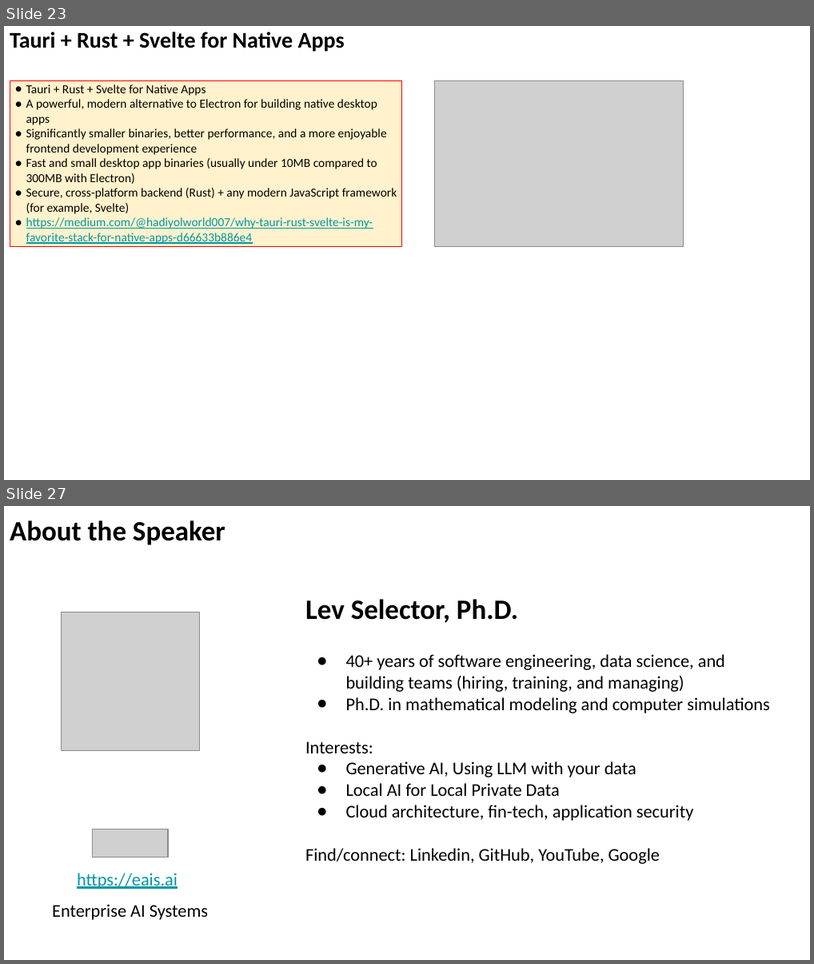
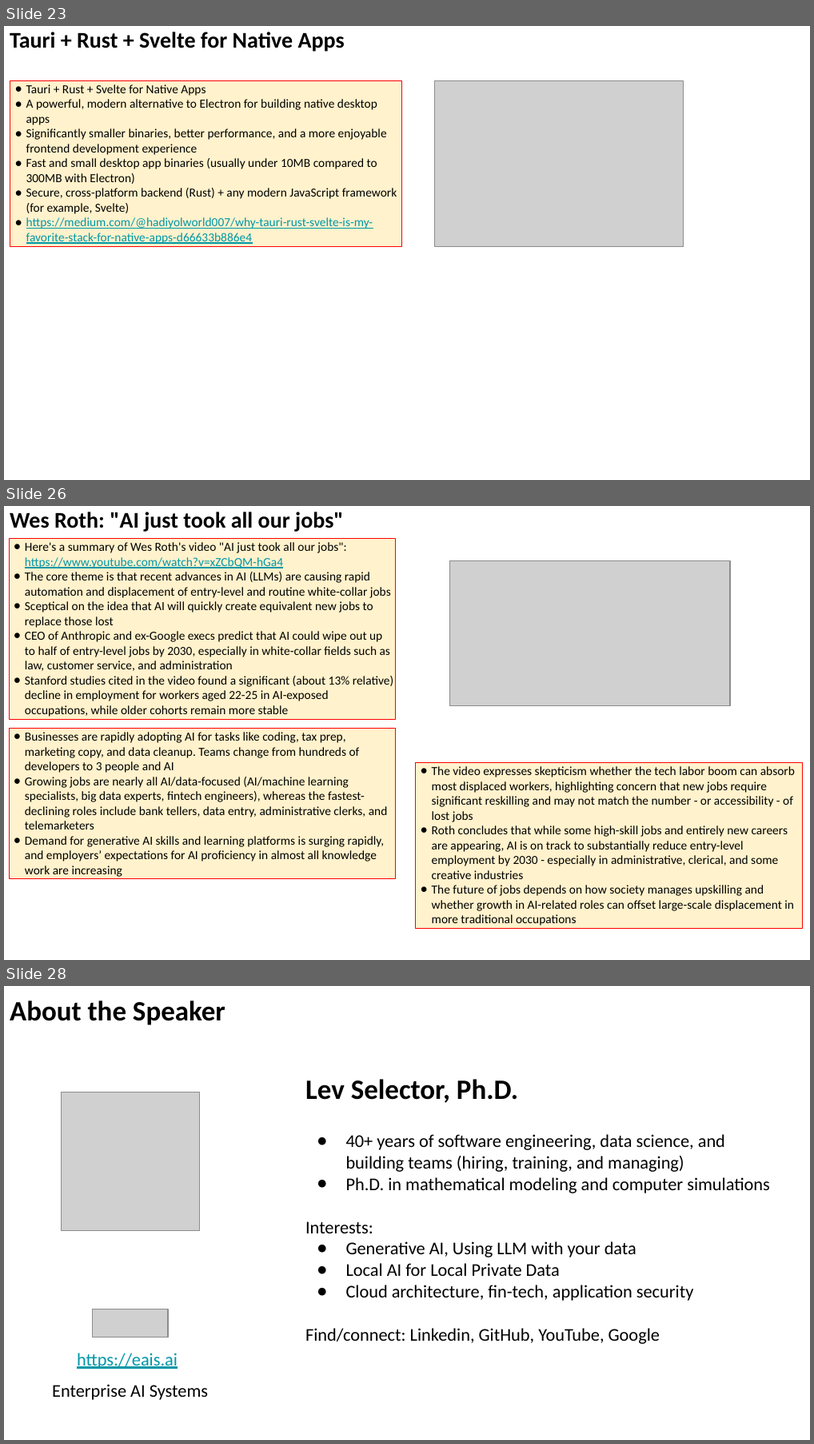
Before and after one commit to lselector/seminar, a slide deck: 2025/2025-09-12-AI-Updates.pptx. Shown one above the other, each under a label of ours: slides 23 and 27 before the commit, slides 23, 26 and 28 after it; the slides between them are not shown. The pictures are 814x964 and 814x1444 pixels, drawn with LibreOffice and Linux fonts; fonts in the diff are those of the drawing; grey boxes stand for pictures. Boxes give left, top, right and bottom in pixels: in the first picture for what was removed or moved away, otherwise in the second. Text is boxed around its words. In the diff, an @@ line names an element or a change of style, - is before the commit and + after.

```diff
--- a/2025/2025-09-12-AI-Updates.pptx
+++ b/2025/2025-09-12-AI-Updates.pptx
@@ slide 26 added at bbox=[4, 506, 810, 960], background #FFFFFF @@
@@ text added at bbox=[10, 512, 344, 532], 20 pt, text #000000, bold @@
+Wes Roth: "AI just took all our jobs"
@@ rectangle added at bbox=[9, 538, 396, 719], fill #FFF2CC, outline #FF0000 0.75 pt, 11 pt, text #000000 @@
+● Here's a summary of Wes Roth's video "AI just took all our jobs":
+  https://www.youtube.com/watch?v=xZCbQM-hGa4
+● The core theme is that recent advances in AI (LLMs) are causing rapid automation and displacement of entry-level and routine white-collar jobs
+● Sceptical on the idea that AI will quickly create equivalent new jobs to replace those lost
+● CEO of Anthropic and ex-Google execs predict that AI could wipe out up to half of entry-level jobs by 2030, especially in white-collar fields such as law, customer service, and administration
+● Stanford studies cited in the video found a significant (about 13% relative) decline in employment for workers aged 22-25 in AI-exposed occupations, while older cohorts remain more stable
@@ picture added at bbox=[450, 561, 730, 705] @@
@@ rectangle added at bbox=[9, 728, 396, 879], fill #FFF2CC, outline #FF0000 0.75 pt, 11 pt, text #000000 @@
+● Businesses are rapidly adopting AI for tasks like coding, tax prep, marketing copy, and data cleanup. Teams change from hundreds of developers to 3 people and AI
+● Growing jobs are nearly all AI/data-focused (AI/machine learning specialists, big data experts, fintech engineers), whereas the fastest-declining roles include bank tellers, data entry, administrative clerks, and telemarketers
+● Demand for generative AI skills and learning platforms is surging rapidly, and employers’ expectations for AI proficiency in almost all knowledge work are increasing
@@ rectangle added at bbox=[416, 763, 803, 928], fill #FFF2CC, outline #FF0000 0.75 pt, 11 pt, text #000000 @@
+● The video expresses skepticism whether the tech labor boom can absorb most displaced workers, highlighting concern that new jobs require significant reskilling and may not match the number - or accessibility - of lost jobs
+● Roth concludes that while some high-skill jobs and entirely new careers are appearing, AI is on track to substantially reduce entry-level employment by 2030 - especially in administrative, clerical, and some creative industries
+● The future of jobs depends on how society manages upskilling and whether growth in AI-related roles can offset large-scale displacement in more traditional occupations
@@ what was slide 27 is now slide 28 @@
```
Also in this commit, not shown: 11 slides changed.
